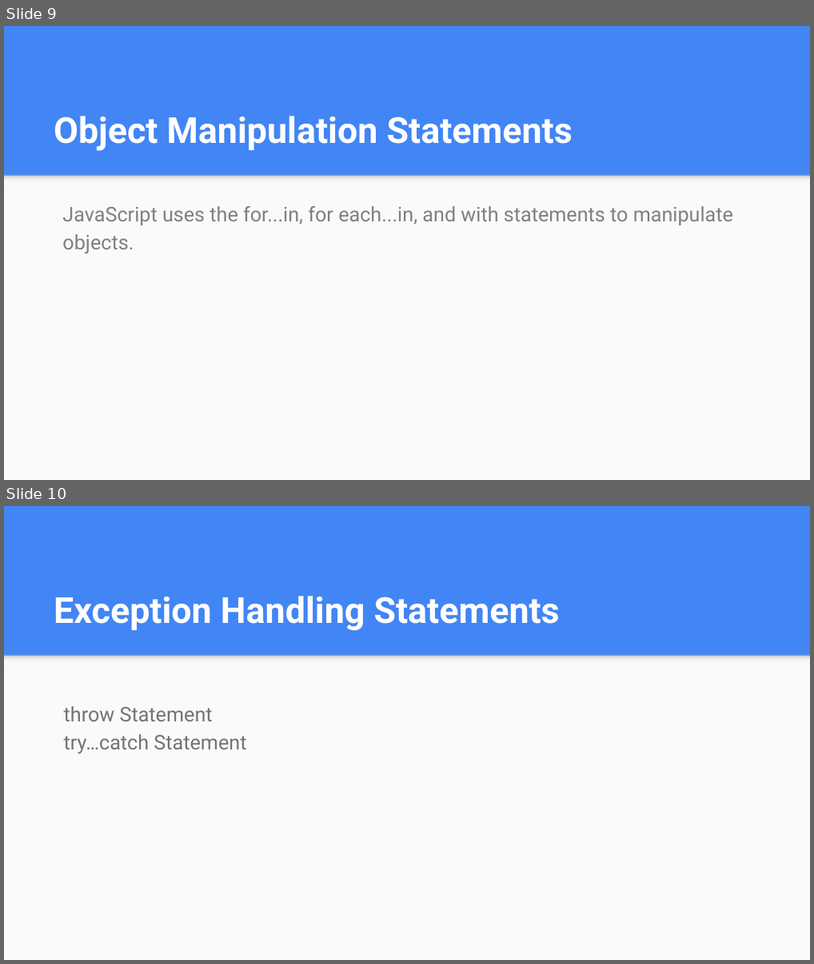
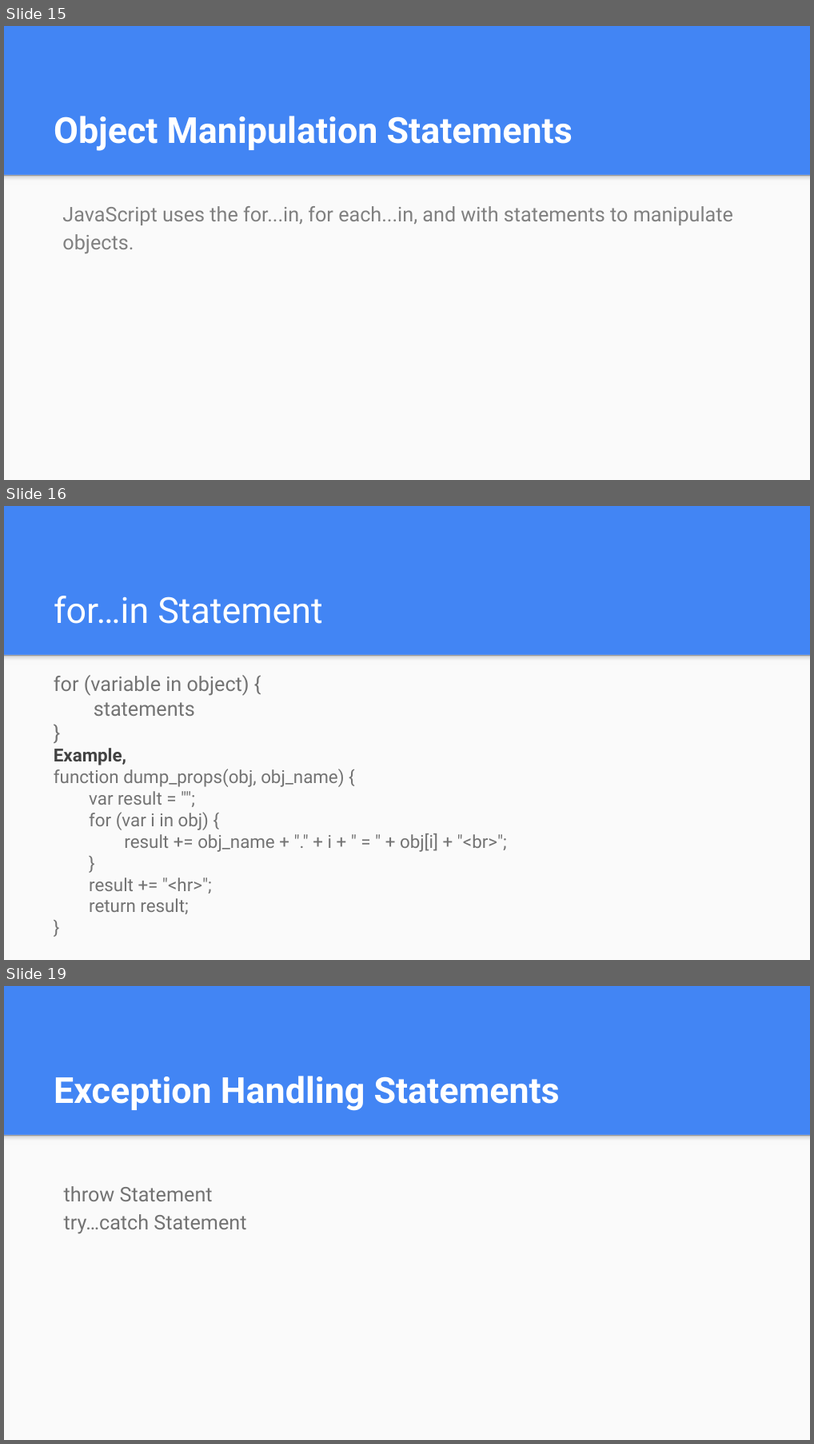
Before and after one commit to mdshohelrana/the-road-to-javascript, a slide deck: Class Content/Day 4/JavaScript Lesson 4.pptx. Shown one above the other, each under a label of ours: slides 9 and 10 before the commit, slides 15, 16 and 19 after it; the slides between them are not shown. The pictures are 814x964 and 814x1444 pixels, drawn with LibreOffice and Linux fonts; fonts in the diff are those of the drawing. Boxes give left, top, right and bottom in pixels: in the first picture for what was removed or moved away, otherwise in the second. Text is boxed around its words. In the diff, an @@ line names an element or a change of style, - is before the commit and + after.

```diff
--- a/Class Content/Day 4/JavaScript Lesson 4.pptx
+++ b/Class Content/Day 4/JavaScript Lesson 4.pptx
@@ slide 16 added at (4, 506, 810, 960), background #4285F4; not listed: 2 template elements that a slide beside it also shows @@
@@ title added at (54, 596, 322, 624), 32 pt, text #FFFFFF @@
+for…in Statement
@@ text added at (54, 675, 507, 914), 16 pt, text #737373 @@
+for (variable in object) {
+statements
+}
+Example,
+function dump_props(obj, obj_name) {
+var result = "";
+for (var i in obj) {
+result += obj_name + "." + i + " = " + obj[i] + "<br>";
+}
+result += "<hr>";
+return result;
+}
@@ what was slide 9 is now slide 15 @@
@@ what was slide 10 is now slide 19 @@
```
Also in this commit, not shown: 13 other slides added.
